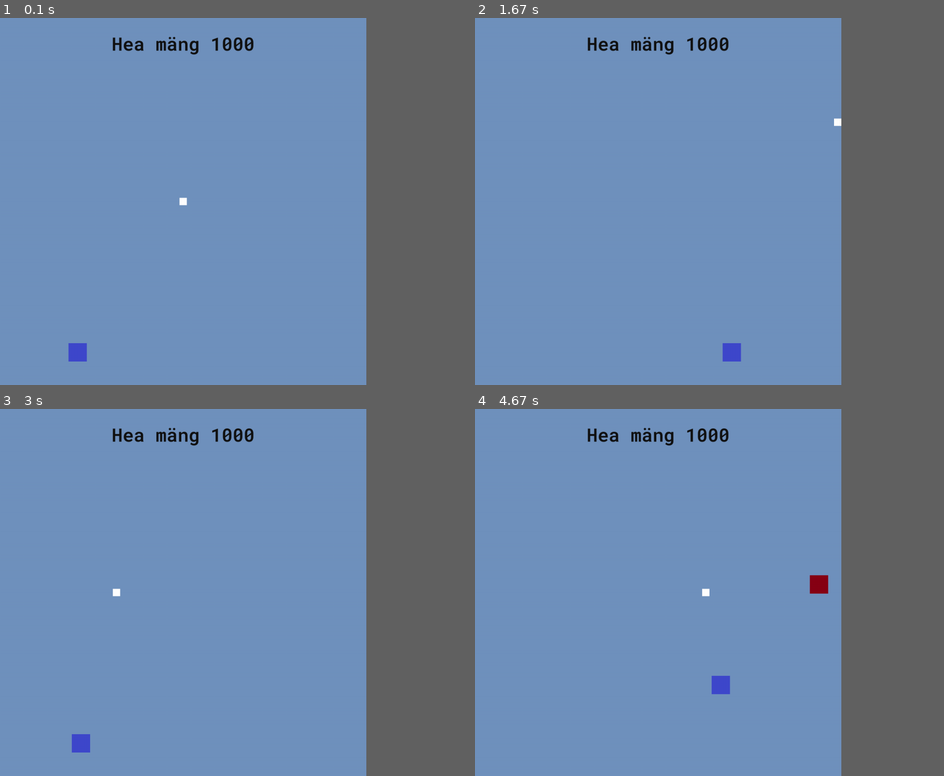
Above: before the commit, frames 1-4 (two rows, left to right).
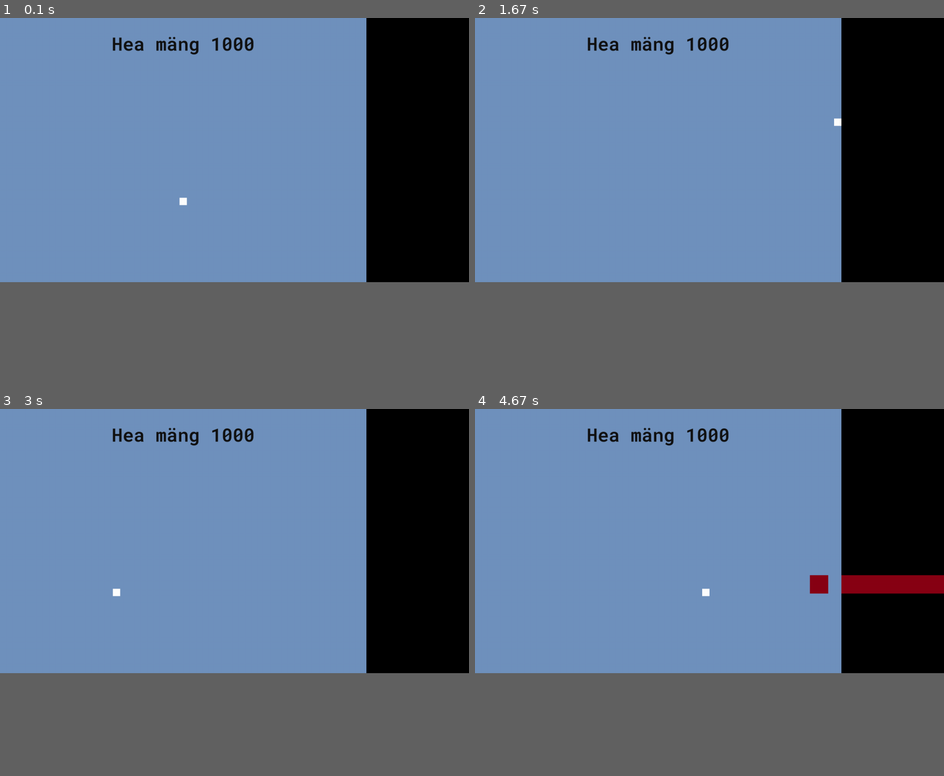
Above: after the commit, the same moments.

Repository: loorand/pygame-projekt
Game: pygame game, started from game.py
Two runs of this game, one before a commit and one after it. Both use one fixed random seed, a clock stepped at 60 frames per second and the inputs below.
Inputs:
- Up to frame 1 (0.1 s): no input
- Up to frame 2 (1.67 s): hold Right 0.33-0.8 s; hold Up 0.83-1.13 s; hold Right 1.17-1.63 s
- Up to frame 3 (3 s): hold Left 1.67-2.2 s; hold Down 2.23-2.53 s; hold Left 2.57-2.97 s
- Up to frame 4 (4.67 s): hold Up 3-3.37 s; hold Right 3.4-4.03 s; hold Down 4.07-4.43 s; hold Left from 4.47 s (still down)
In our replay, the window is 703x703 before the commit and 900x506 after it. These sizes can differ from the game's own. Grey fills any space a smaller window leaves; there, only what the larger window draws over its background counts as a difference.

The runs differ from the first frame. In frame 1, 0.3% of the frame differs, in the area x 14-79%, y 0-94%; in frame 2, 0.3%; in frame 3, 0.3%; in frame 4, 1.4%, in the area x 50-100%, y 0-78%.

Commit message:
Update game.py

Diff:
--- a/game.py
+++ b/game.py
@@ -16,7 +16,7 @@
 
 # pygame initialisation and display config (size, used fonts)
 pygame.init()
-screen = pygame.display.set_mode((1000,1000))
+screen = pygame.display.set_mode((1280,720)) # 16:9
 pygame.display.set_caption("Fly Game")
 clock = pygame.time.Clock()
 font = pygame.font.Font("fonts/RobotoMono-Semibold.ttf", 50)
@@ -24,6 +24,7 @@
 # background surface
 bg_surface = pygame.image.load("graphics/background.png").convert_alpha()
 
+# arguments
 score = 1000
 speed = 6
 
@@ -58,7 +59,7 @@
 
     if game:
         # player movement
-        player_speed = 12
+        player_speed = speed * 2
         keys = pygame.key.get_pressed()
         if keys[pygame.K_f]:
             player_speed = speed
